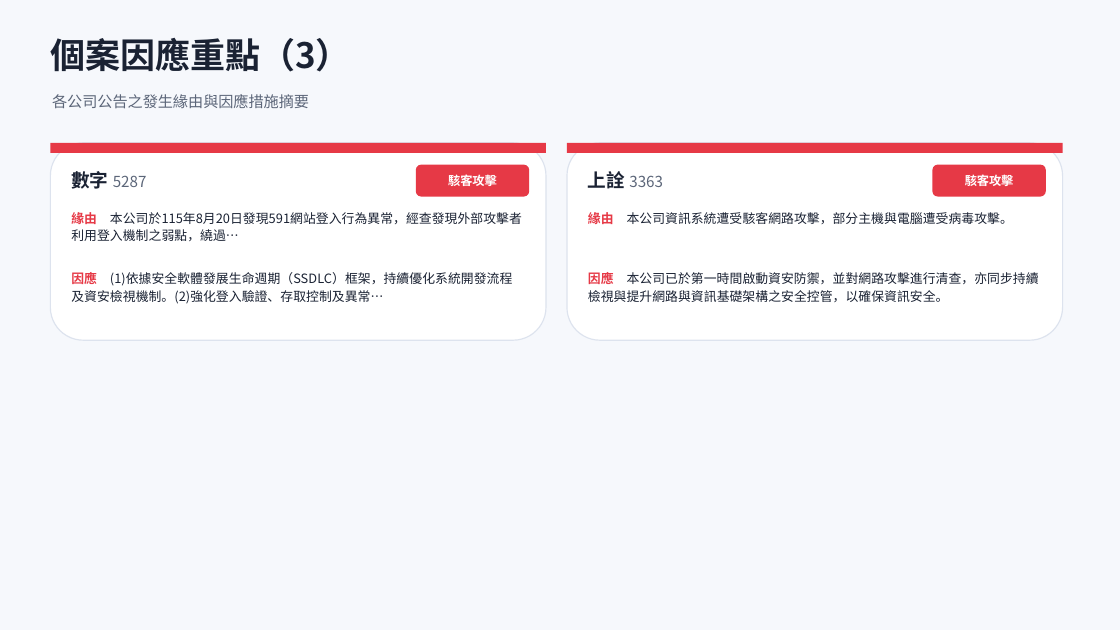
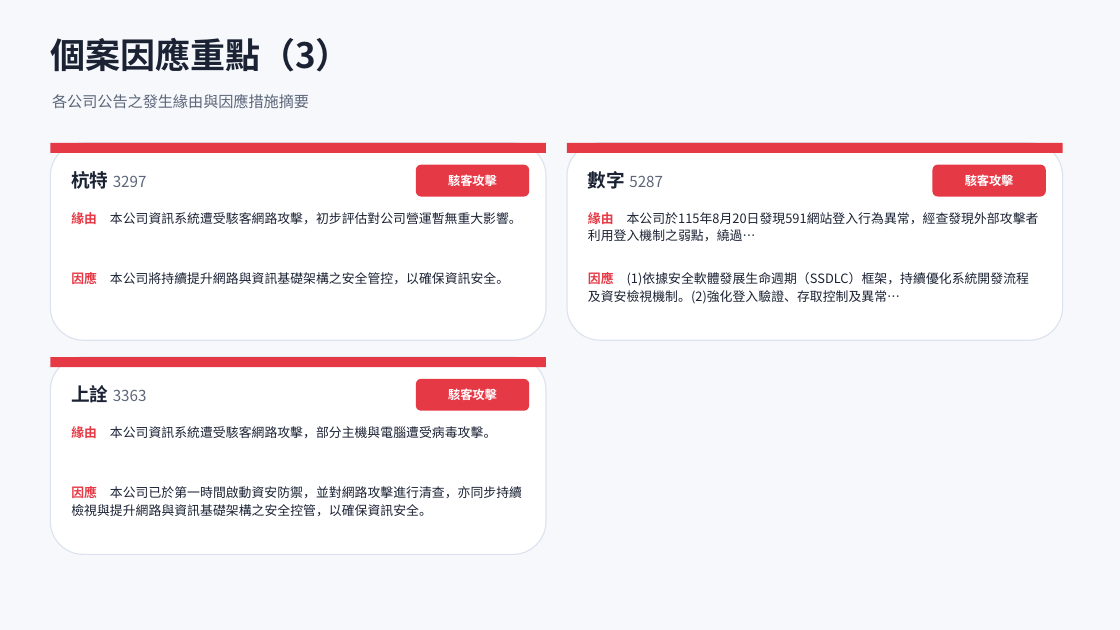
Before and after one commit to Johnnylin77/mops-isec-monitor, a slide deck: slide 8 of 資安事件因應分析.pptx. Drawn at 1120x630 pixels with LibreOffice and Linux fonts; fonts in the diff are those of the drawing. Boxes give left, top, right and bottom in pixels: in the first picture for what was removed or moved away, otherwise in the second. Text is boxed around its words. In the diff, an @@ line names an element or a change of style, - is before the commit and + after.

```diff
--- a/資安事件因應分析.pptx
+++ b/資安事件因應分析.pptx
@@ text at [71,171,147,189]: text changed @@
-數字 5287
+杭特 3297
@@ text at [588,171,663,189]: text changed @@
-上詮 3363
+數字 5287
@@ text at [71,212,522,224]: text changed @@
-緣由 本公司於115年8月20日發現591網站登入行為異常，經查發現外部攻擊者利用登入機制之弱點，繞過…
+緣由 本公司資訊系統遭受駭客網路攻擊，初步評估對公司營運暫無重大影響。
@@ text at [588,212,1039,241]: text changed @@
-緣由 本公司資訊系統遭受駭客網路攻擊，部分主機與電腦遭受病毒攻擊。
+緣由 本公司於115年8月20日發現591網站登入行為異常，經查發現外部攻擊者利用登入機制之弱點，繞過…
@@ text at [71,272,509,284]: text changed @@
-因應 (1)依據安全軟體發展生命週期（SSDLC）框架，持續優化系統開發流程及資安檢視機制。(2)強化登入驗證、存取控制及異常…
+因應 本公司將持續提升網路與資訊基礎架構之安全管控，以確保資訊安全。
@@ text at [588,272,1029,304]: text changed @@
-因應 本公司已於第一時間啟動資安防禦，並對網路攻擊進行清查，亦同步持續檢視與提升網路與資訊基礎架構之安全控管，以確保資訊安全。
+因應 (1)依據安全軟體發展生命週期（SSDLC）框架，持續優化系統開發流程及資安檢視機制。(2)強化登入驗證、存取控制及異常…
@@ rounded rectangle added at [50,357,546,555], fill #FFFFFF, outline #DDE3EE 1 pt @@
@@ rectangle added at [50,357,546,367], fill #E63946 @@
@@ text added at [71,385,147,403], 13 pt, text #5C6679 @@
+上詮 3363
@@ rounded rectangle added at [416,379,529,411], fill #E63946 @@
@@ text added at [448,388,497,400], 10.5 pt, text #FFFFFF, bold @@
+駭客攻擊
@@ text added at [71,426,496,438], 11 pt, text #1A2233 @@
+緣由 本公司資訊系統遭受駭客網路攻擊，部分主機與電腦遭受病毒攻擊。
@@ text added at [71,486,522,516], 11 pt, text #1A2233 @@
+因應 本公司已於第一時間啟動資安防禦，並對網路攻擊進行清查，亦同步持續檢視與提升網路與資訊基礎架構之安全控管，以確保資訊安全。
```
Also in this commit, not shown: 6 other slides changed, 2 other files.
